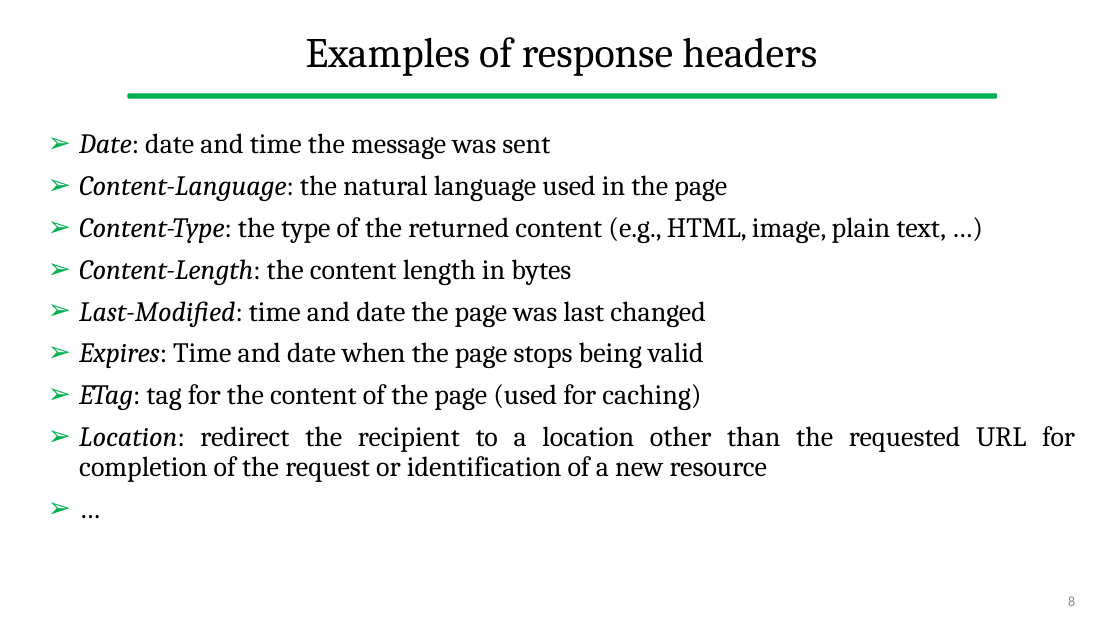
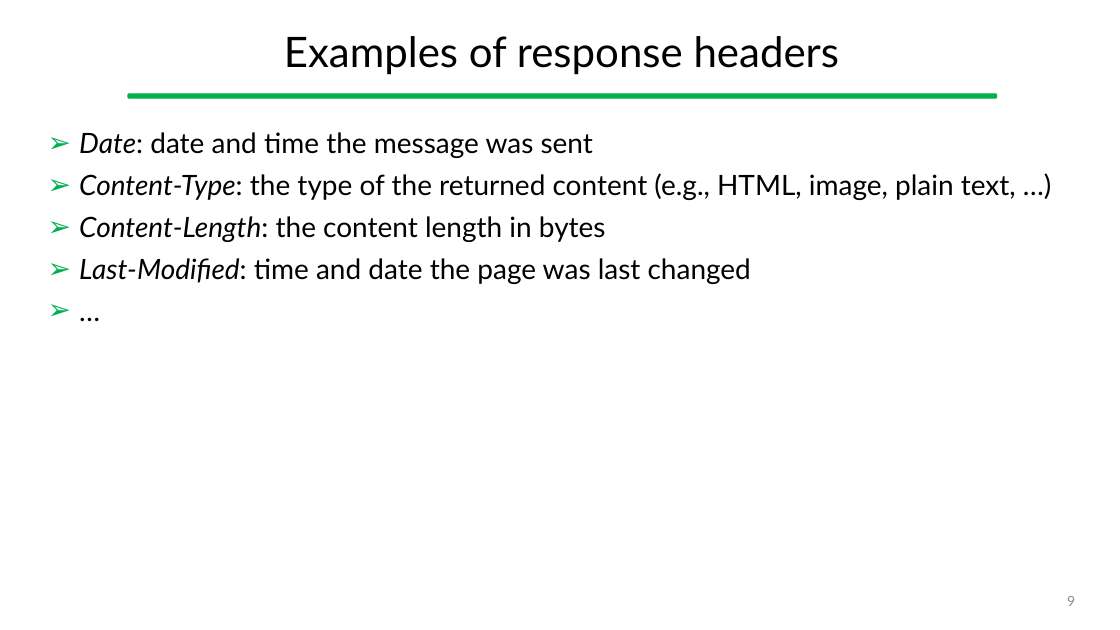
Before and after one commit to gcappon/bwthw, a slide deck: slide 9 of theory_05-http/theory_05-http.pptx (slide 8 before the commit). Drawn at 1120x630 pixels with LibreOffice and Linux fonts; fonts in the diff are those of the drawing. Boxes give left, top, right and bottom in pixels: in the first picture for what was removed or moved away, otherwise in the second. Text is boxed around its words. In the diff, an @@ line names an element or a change of style, - is before the commit and + after.

```diff
--- a/theory_05-http/theory_05-http.pptx
+++ b/theory_05-http/theory_05-http.pptx
@@ title "Examples of response headers" at bbox=[284, 36, 840, 75]: font Cambria to Lato @@
@@ text "Date: date and time the ..." at bbox=[79, 132, 1016, 284]: font Cambria to Lato @@
@@ text at bbox=[79, 175, 727, 201]: paragraph removed @@
-➢ Content-Language: the natural language used in the page
@@ text at bbox=[79, 342, 1075, 482]: paragraphs removed @@
-➢ Expires: Time and date when the page stops being valid
-➢ ETag: tag for the content of the page (used for caching)
-➢ Location: redirect the recipient to a location other than the requested URL for completion of the request or identification of a new resource
@@ page number at bbox=[1067, 596, 1075, 606]: text changed; font Calibri to Lato @@
-8
+9
```
Also in this commit, not shown: 34 other slides changed, 2 slides added, 3 slides removed, 3 other files.
